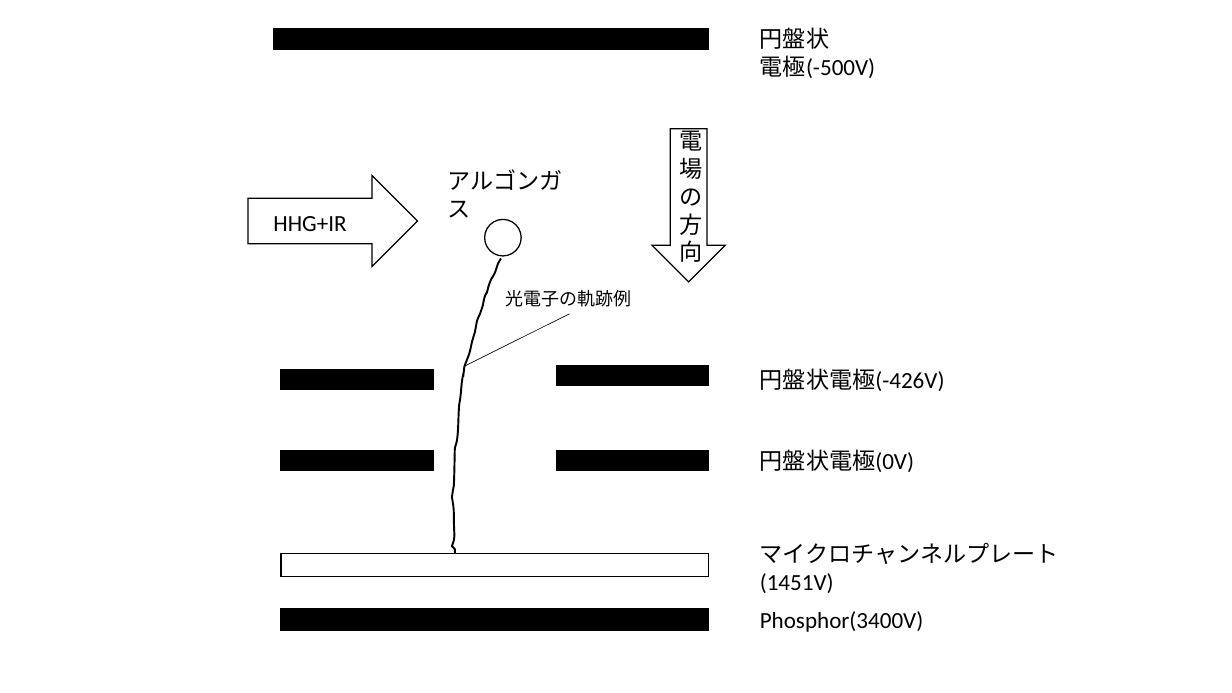
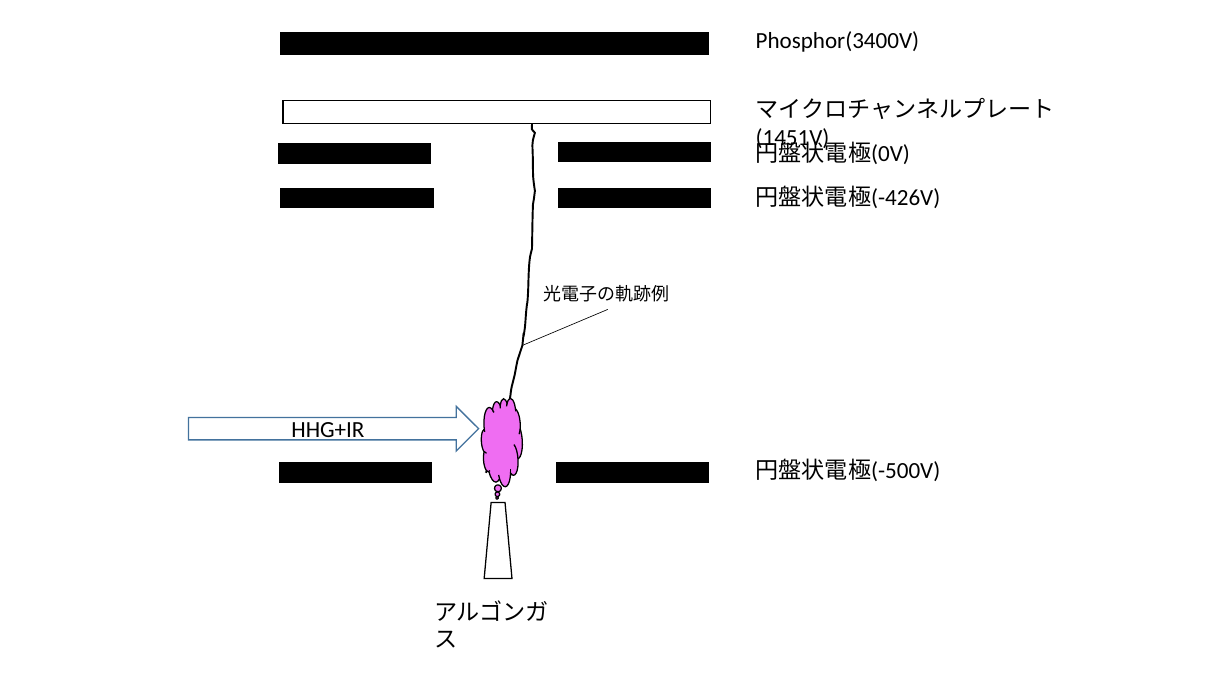
Before and after one commit to Appelingo/Data_Analyze, a slide deck: slide 8 of 図/図.pptx (slide 5 before the commit). Drawn at 1232x693 pixels with LibreOffice and Linux fonts; fonts in the diff are those of the drawing. Boxes give left, top, right and bottom in pixels: in the first picture for what was removed or moved away, otherwise in the second. Text is boxed around its words. In the diff, an @@ line names an element or a change of style, - is before the commit and + after.

```diff
--- a/図/図.pptx
+++ b/図/図.pptx
@@ rectangle removed at [274, 29, 709, 50] @@
@@ text "Phosphor(3400V)": place and size @@
-text "Phosphor(3400V)" at [760, 611, 924, 632]
+text "Phosphor(3400V)" at [756, 31, 920, 52]
@@ rectangle: place and size @@
-rectangle at [281, 608, 708, 630]
+rectangle at [281, 32, 708, 55]
@@ rectangle: place and size @@
-rectangle at [281, 554, 708, 576]
+rectangle at [283, 101, 710, 123]
@@ text "マイクロチャンネルプレート(1451V)": place and size @@
-text "マイクロチャンネルプレート(1451V)" at [760, 543, 1059, 564]
+text "マイクロチャンネルプレート(1451V)" at [756, 98, 1055, 119]
@@ rectangle added at [278, 144, 431, 164], fill #000000, outline #000000 1 pt @@
@@ freeform shape at [486, 124, 535, 473]: rotation 180 to 0 degrees; outline redrawn @@
@@ rectangle added at [558, 142, 711, 162], fill #000000, outline #000000 1 pt @@
@@ down arrow removed at [653, 128, 726, 282] @@
-電場の方向
@@ text "円盤状電極(0V)" rewrapped from [760, 449, 914, 472] to [756, 137, 910, 164] @@
@@ right arrow removed at [249, 176, 418, 266] @@
@@ text "円盤状電極(-426V)": place and size @@
-text "円盤状電極(-426V)" at [760, 368, 945, 391]
+text "円盤状電極(-426V)" at [756, 185, 941, 208]
@@ rectangle: place and size @@
-rectangle at [281, 370, 433, 389]
+rectangle at [281, 189, 433, 208]
@@ rectangle: place and size @@
-rectangle at [556, 366, 709, 385]
+rectangle at [558, 189, 711, 208]
@@ ellipse removed at [484, 219, 521, 256] @@
@@ text "光電子の軌跡例": place and size @@
-text "光電子の軌跡例" at [506, 290, 632, 307]
+text "光電子の軌跡例" at [544, 285, 670, 302]
@@ line moved from (465, 366) - (569, 314) to (522, 346) - (608, 310) @@
@@ right arrow "HHG+IR": place and size @@
-right arrow "HHG+IR" at [273, 216, 346, 231]
+right arrow "HHG+IR" at [189, 407, 479, 451]
@@ right arrow "HHG+IR" at [189, 407, 479, 451]: alignment left to centre; vertical alignment top to middle; outline none to #43739E 1 pt @@
@@ thought cloud added at [479, 397, 525, 487], fill #EF6DF2, outline #000000 1 pt @@
@@ rectangle: place and size @@
-rectangle at [281, 451, 433, 470]
+rectangle at [280, 463, 433, 482]
@@ rectangle: place and size @@
-rectangle at [556, 451, 709, 470]
+rectangle at [556, 463, 709, 482]
@@ text at [756, 458, 941, 481]: text changed @@
-円盤状
-電極(-500V)
+円盤状電極(-500V)
@@ trapezoid added at [484, 503, 512, 579], outline #000000 1 pt @@
@@ text "アルゴンガス": place and size @@
-text "アルゴンガス" at [448, 169, 563, 218]
+text "アルゴンガス" at [434, 600, 549, 648]
```
Also in this commit, not shown: 1 other slide changed, 4 slides added, 11 other files.
